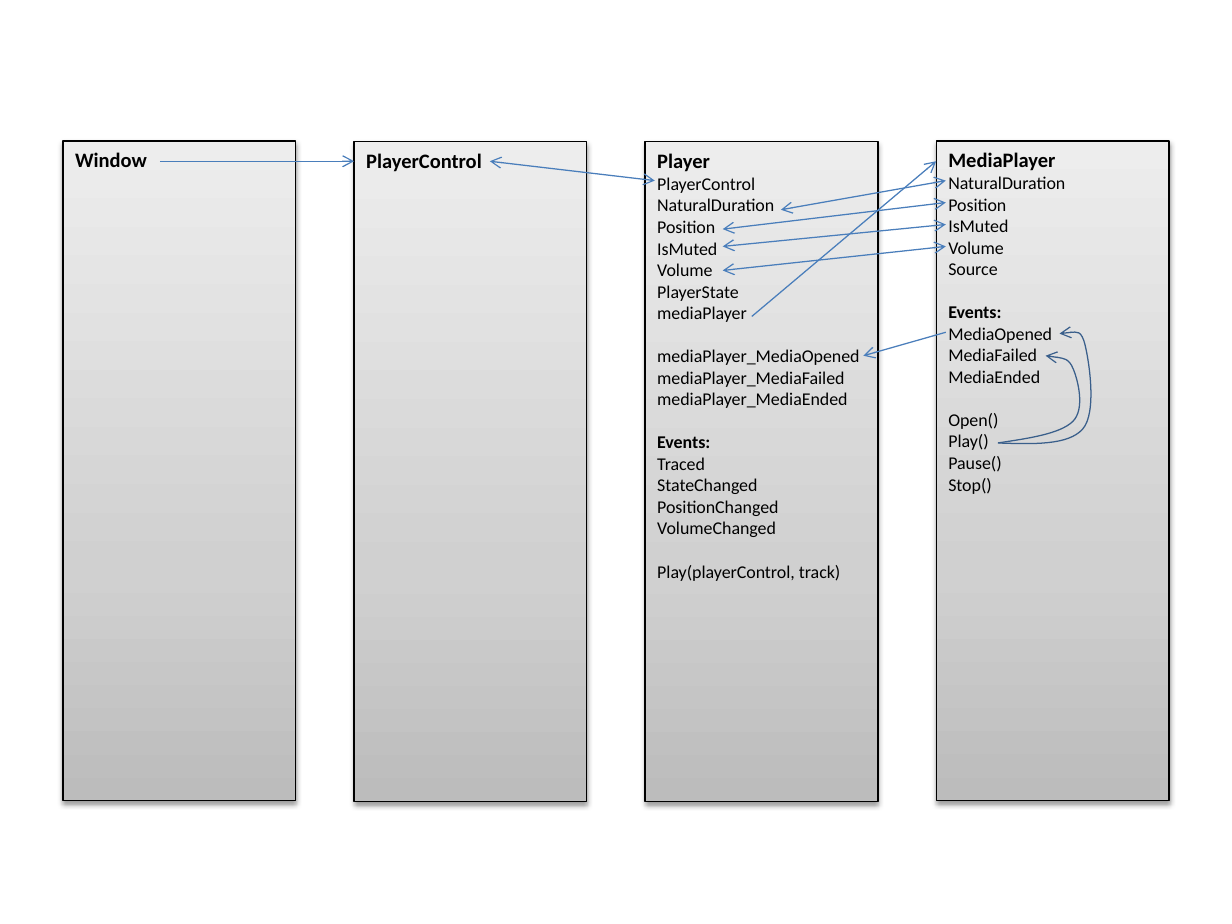
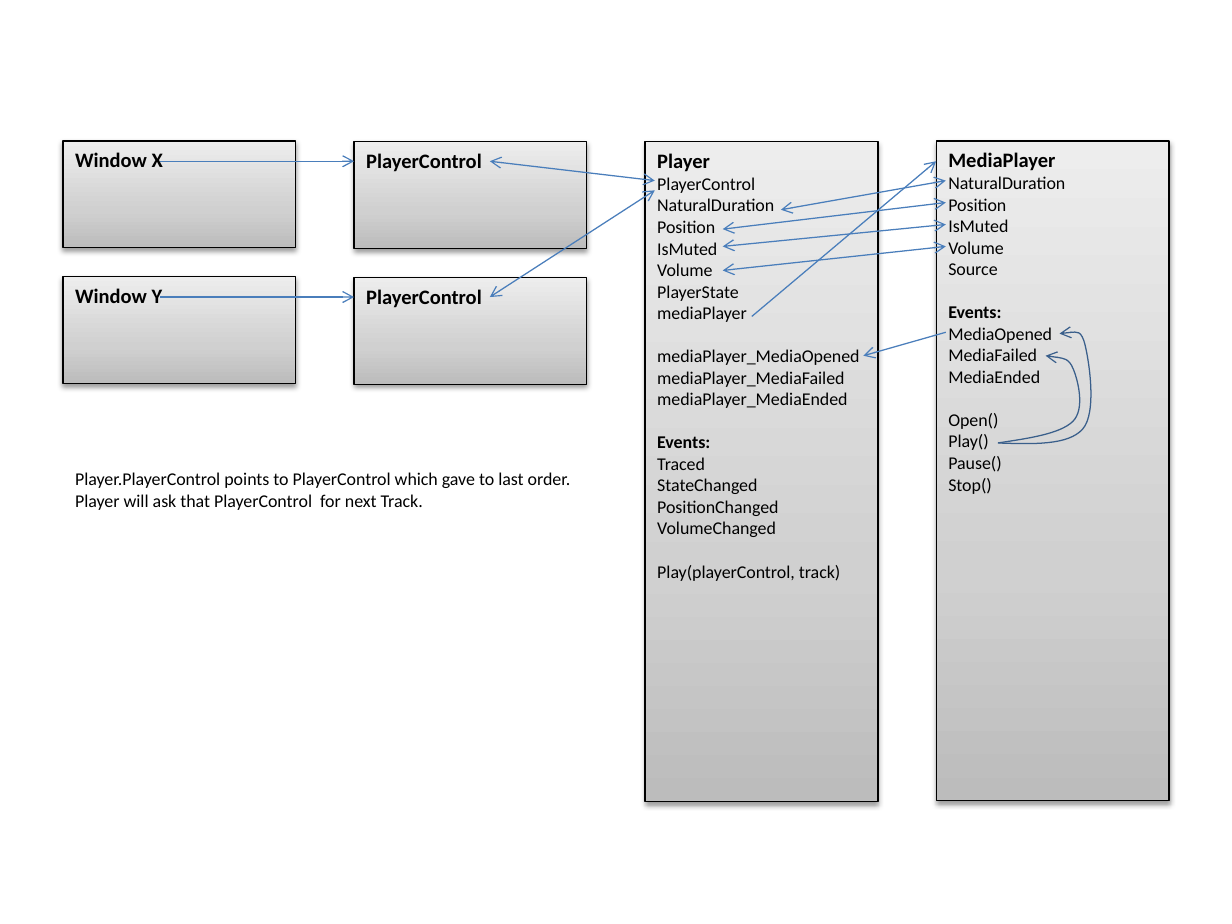
Before and after one commit to PeterHuberSg/MusicPlayer, a slide deck: slide 5 of Design.pptx. Drawn at 1232x924 pixels with LibreOffice and Linux fonts; fonts in the diff are those of the drawing. Boxes give left, top, right and bottom in pixels: in the first picture for what was removed or moved away, otherwise in the second. Text is boxed around its words. In the diff, an @@ line names an element or a change of style, - is before the commit and + after.

```diff
--- a/Design.pptx
+++ b/Design.pptx
@@ rectangle "Window X": place and size @@
-rectangle "Window X" at bbox=[63, 142, 296, 801]
+rectangle "Window X" at bbox=[63, 142, 296, 249]
@@ rectangle "PlayerControl": place and size @@
-rectangle "PlayerControl" at bbox=[354, 142, 586, 801]
+rectangle "PlayerControl" at bbox=[354, 142, 586, 249]
@@ text in rectangle at bbox=[75, 152, 163, 167]: text changed @@
-Window
+Window X
@@ double arrow added from (490, 297) to (654, 191), #4B7EBC 0.75 pt @@
@@ rectangle added at bbox=[63, 277, 296, 384], fill gradient #BDBDBD to #D1D1D1 to #EEEEEE, outline #000000 0.75 pt, 12 pt, text #000000, bold @@
+Window Y
@@ arrow added from (160, 297) to (354, 297), #4B7EBC 0.75 pt @@
@@ rectangle added at bbox=[354, 277, 586, 384], fill gradient #BDBDBD to #D1D1D1 to #EEEEEE, outline #000000 0.75 pt, 12 pt, text #000000, bold @@
+PlayerControl
@@ text added at bbox=[75, 472, 571, 510], 10.5 pt, text #000000 @@
+Player.PlayerControl points to PlayerControl which gave to last order. Player will ask that PlayerControl for next Track.
```
Also in this commit, not shown: 1 other slide changed, 2 slides added, 24 other files.
